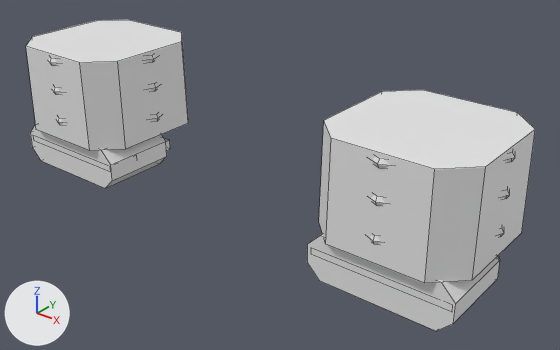
An edit to the FBX model roblox/art/armor/gloves_dualblade_s4.fbx, drawn before and after from the same camera.
One viewpoint serves both versions: a 50 mm lens placed at (3.55, -4.01, 1.3), pointed at (0.27, 0.08, -1.23). Lighting does not change. The marker at lower left points along +X, +Y and +Z. The picture after the commit comes second. Mesh edges are drawn as thin lines. Where no turn or scale is listed for an object, it has been applied to the vertices.

In view in the first picture: 'Bracer_L_Body', 'Bracer_R_Body', 'Glove_L_Inner', 'Glove_R_Inner'.
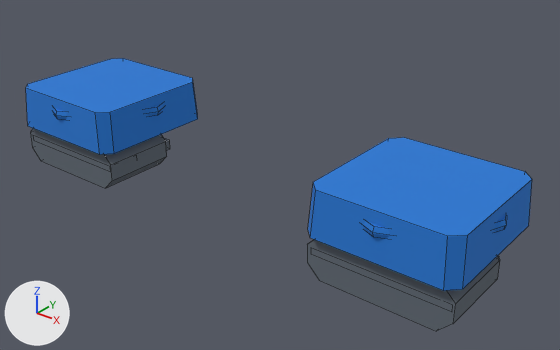
Pixel boxes (x1, y1, x2, y2) of what changed, in the pictures (560 x 350 px):
```json
{"object": "Bracer_R_Body", "change": "deleted", "before": [319, 90, 535, 283]}
{"object": "Bracer_R_Band", "change": "added", "after": [308, 137, 532, 291], "on screen": "blue"}
{"object": "Bracer_L_Body", "change": "deleted", "before": [26, 20, 188, 151]}
{"object": "Bracer_L_Band", "change": "added", "after": [26, 58, 198, 155], "on screen": "blue"}
{"object": "Glove_R_Inner", "change": "recoloured", "before": [307, 240, 500, 331], "after": [307, 240, 500, 331], "on screen": "white to greyish blue"}
{"object": "Glove_L_Inner", "change": "recoloured", "before": [30, 128, 170, 188], "after": [30, 128, 170, 188], "on screen": "darker"}
```

The change, as JSON lines over the scene's bpy script:
```json
{"op": "set", "path": "mat_gloves_dualblade_s4_glove_r_inner.base_color", "old": "(0.8, 0.8, 0.8)", "new": "(0.122, 0.147, 0.178)", "note": "white #e7e7e7 -> greyish blue #626b75"}
{"op": "set", "path": "mat_gloves_dualblade_s4_glove_l_inner.base_color", "old": "(0.8, 0.8, 0.8)", "new": "(0.122, 0.147, 0.178)", "note": "white #e7e7e7 -> greyish blue #626b75"}
{"op": "add", "block": "mat_gloves_dualblade_s4_bracer_r_band", "code": ["mat_gloves_dualblade_s4_bracer_r_band = principled_material('gloves_dualblade_s4_Bracer_R_Band')", "mat_gloves_dualblade_s4_bracer_r_band.base_color = (0.0176, 0.188, 0.658)  # blue #2478d4", "mat_gloves_dualblade_s4_bracer_r_band.roughness = 1.0"]}
{"op": "add", "block": "mat_gloves_dualblade_s4_bracer_l_band", "code": ["mat_gloves_dualblade_s4_bracer_l_band = principled_material('gloves_dualblade_s4_Bracer_L_Band')", "mat_gloves_dualblade_s4_bracer_l_band.base_color = (0.0176, 0.188, 0.658)  # blue #2478d4", "mat_gloves_dualblade_s4_bracer_l_band.roughness = 1.0"]}
{"op": "add", "block": "me_bracer_r_band", "code": ["me_bracer_r_band = bpy.data.meshes.new('Bracer_R_Band')", "me_bracer_r_band.from_pydata(...)  # 40 vertices, 28 faces; spans x -0.576..0.576, y -0.576..0.576, z -0.52..-0.18", "me_bracer_r_band.materials.append(mat_gloves_dualblade_s4_bracer_r_band)  # blue #2478d4"]}
{"op": "add", "block": "me_bracer_l_band", "code": ["me_bracer_l_band = bpy.data.meshes.new('Bracer_L_Band')", "me_bracer_l_band.from_pydata(...)  # 40 vertices, 28 faces; spans x -0.576..0.576, y -0.576..0.576, z -0.52..-0.18", "me_bracer_l_band.materials.append(mat_gloves_dualblade_s4_bracer_l_band)  # blue #2478d4"]}
{"op": "remove", "block": "ob_bracer_l_body", "code": ["ob_bracer_l_body = bpy.data.objects.new('Bracer_L_Body', me_bracer_l_body)", "ob_bracer_l_body.location = (-1.5, 0.0, -0.69)"]}
{"op": "remove", "block": "ob_bracer_r_body", "code": ["ob_bracer_r_body = bpy.data.objects.new('Bracer_R_Body', me_bracer_r_body)", "ob_bracer_r_body.location = (1.5, 0.0, -0.69)"]}
{"op": "add", "block": "ob_bracer_r_band", "code": ["ob_bracer_r_band = bpy.data.objects.new('Bracer_R_Band', me_bracer_r_band)", "ob_bracer_r_band.location = (1.5, 0.0, -0.69)"]}
{"op": "add", "block": "ob_bracer_l_band", "code": ["ob_bracer_l_band = bpy.data.objects.new('Bracer_L_Band', me_bracer_l_band)", "ob_bracer_l_band.location = (-1.5, 0.0, -0.69)"]}
```
